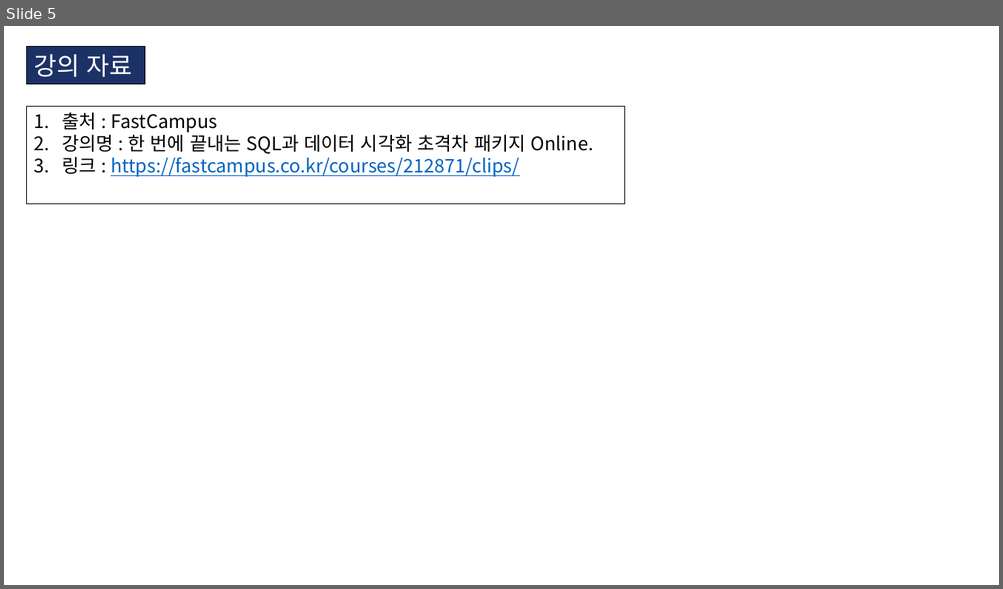
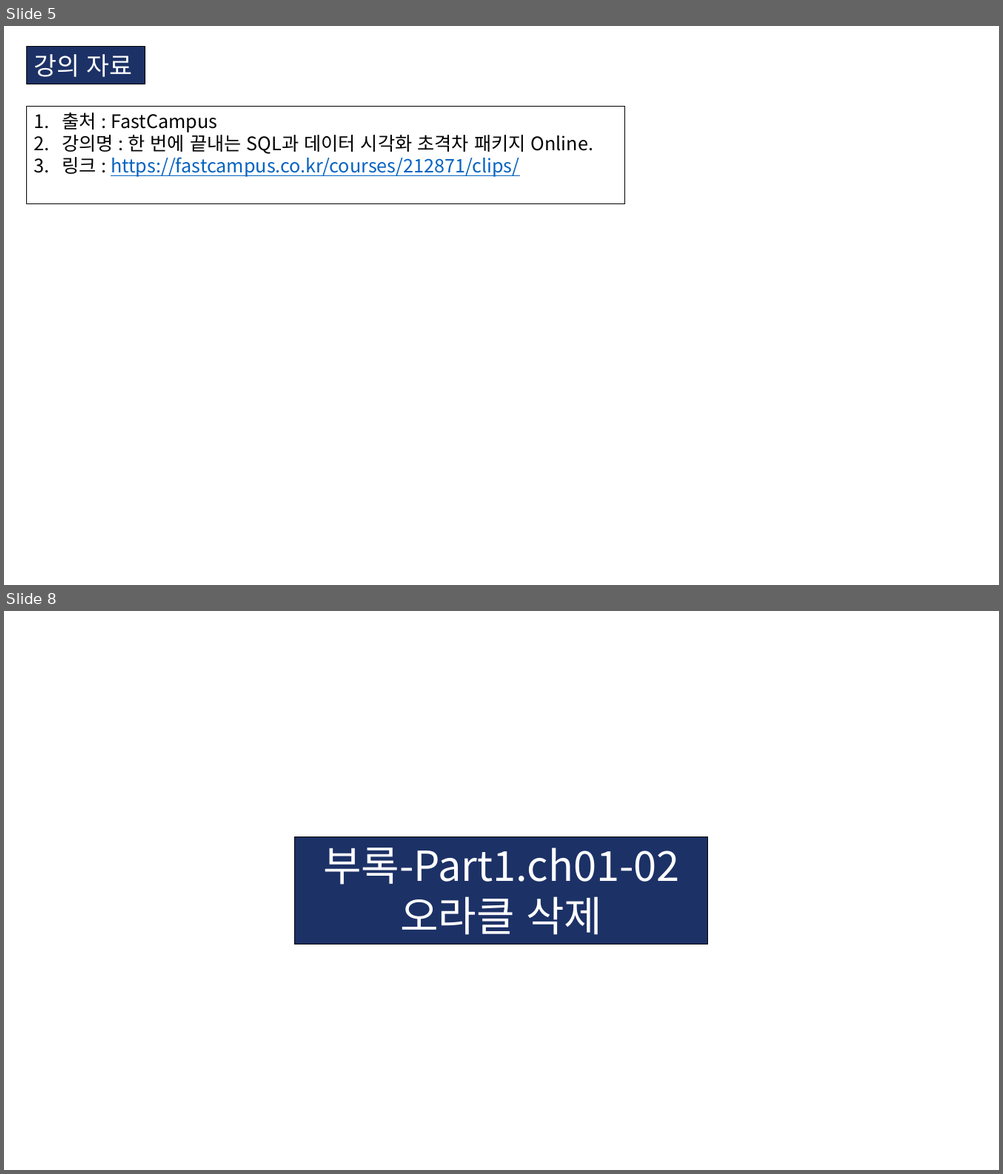
Before and after one commit to KIM-BEOMSOO/study, a slide deck: 00.공부 정리(최종)/04.DB/01.FastCampus_DB.pptx. Shown one above the other, each under a label of ours: slide 5 before the commit, slides 5 and 8 after it; the slides between them are not shown. The pictures are 1003x589 and 1003x1174 pixels, drawn with LibreOffice and Linux fonts; fonts in the diff are those of the drawing. Boxes give left, top, right and bottom in pixels: in the first picture for what was removed or moved away, otherwise in the second. Text is boxed around its words. In the diff, an @@ line names an element or a change of style, - is before the commit and + after.

```diff
--- a/00.공부 정리(최종)/04.DB/01.FastCampus_DB.pptx
+++ b/00.공부 정리(최종)/04.DB/01.FastCampus_DB.pptx
@@ slide 8 added at [4, 611, 999, 1170], background #FFFFFF @@
@@ rectangle added at [295, 837, 708, 945], fill #1C3166, outline #000000 0.75 pt, 40 pt, text #FFFFFF @@
+부록-Part1.ch01-02
+오라클 삭제
```
Also in this commit, not shown: 1 slide changed, 7 other slides added, 1 slide removed, 8 other files.
